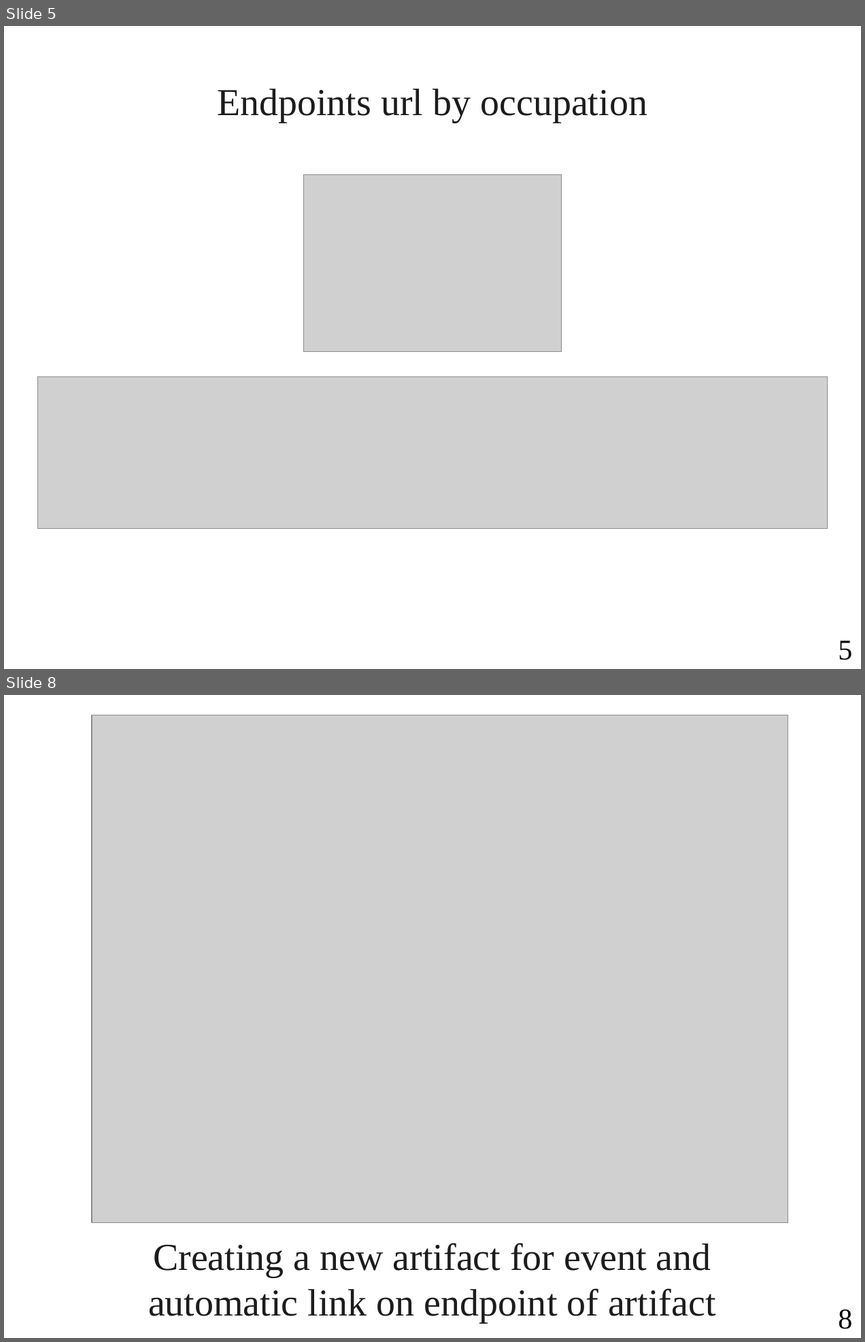
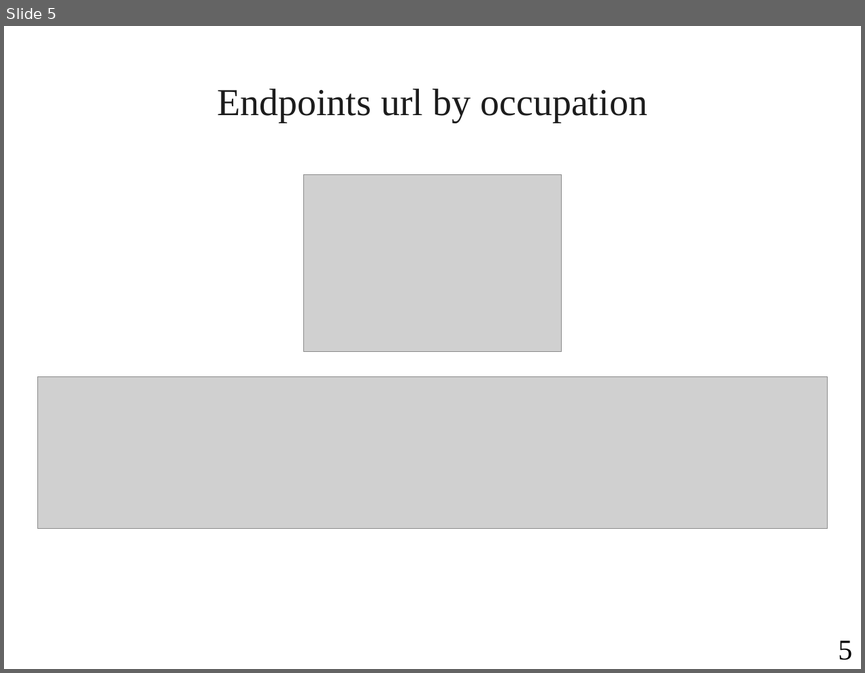
Before and after one commit to EnderLancer/Course, a slide deck: Demo 2.ppt. Shown one above the other, each under a label of ours: slides 5 and 8 before the commit, slide 5 after it; the slides between them are not shown. The pictures are 865x1342 and 865x673 pixels, drawn with LibreOffice and Linux fonts; fonts in the diff are those of the drawing; grey boxes stand for pictures; background and template pictures are left out. Boxes give left, top, right and bottom in pixels: in the first picture for what was removed or moved away, otherwise in the second. Text is boxed around its words. In the diff, an @@ line names an element or a change of style, - is before the commit and + after.

```diff
--- a/Demo 2.ppt
+++ b/Demo 2.ppt
@@ slide 8 removed at box(4, 695, 861, 1338), background picture (left out) @@
@@ picture removed at box(92, 715, 787, 1223) @@
@@ text removed at box(148, 1242, 715, 1323) @@
-Creating a new artifact for event and automatic link on endpoint of artifact
@@ page number removed at box(838, 1309, 852, 1329) @@
-8
```
Also in this commit, not shown: 6 slides changed, 2 slides added, 7 other files.
